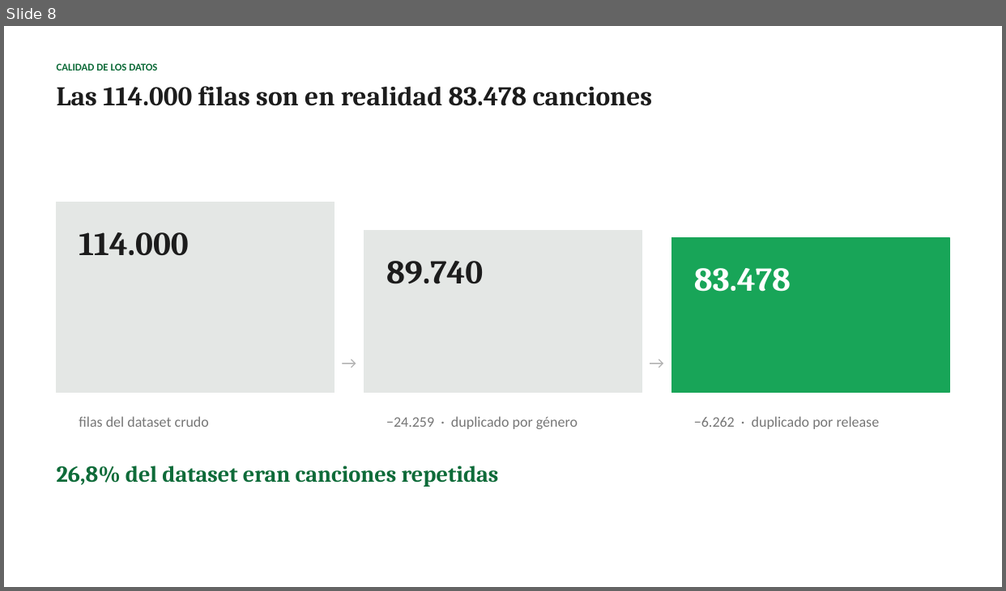
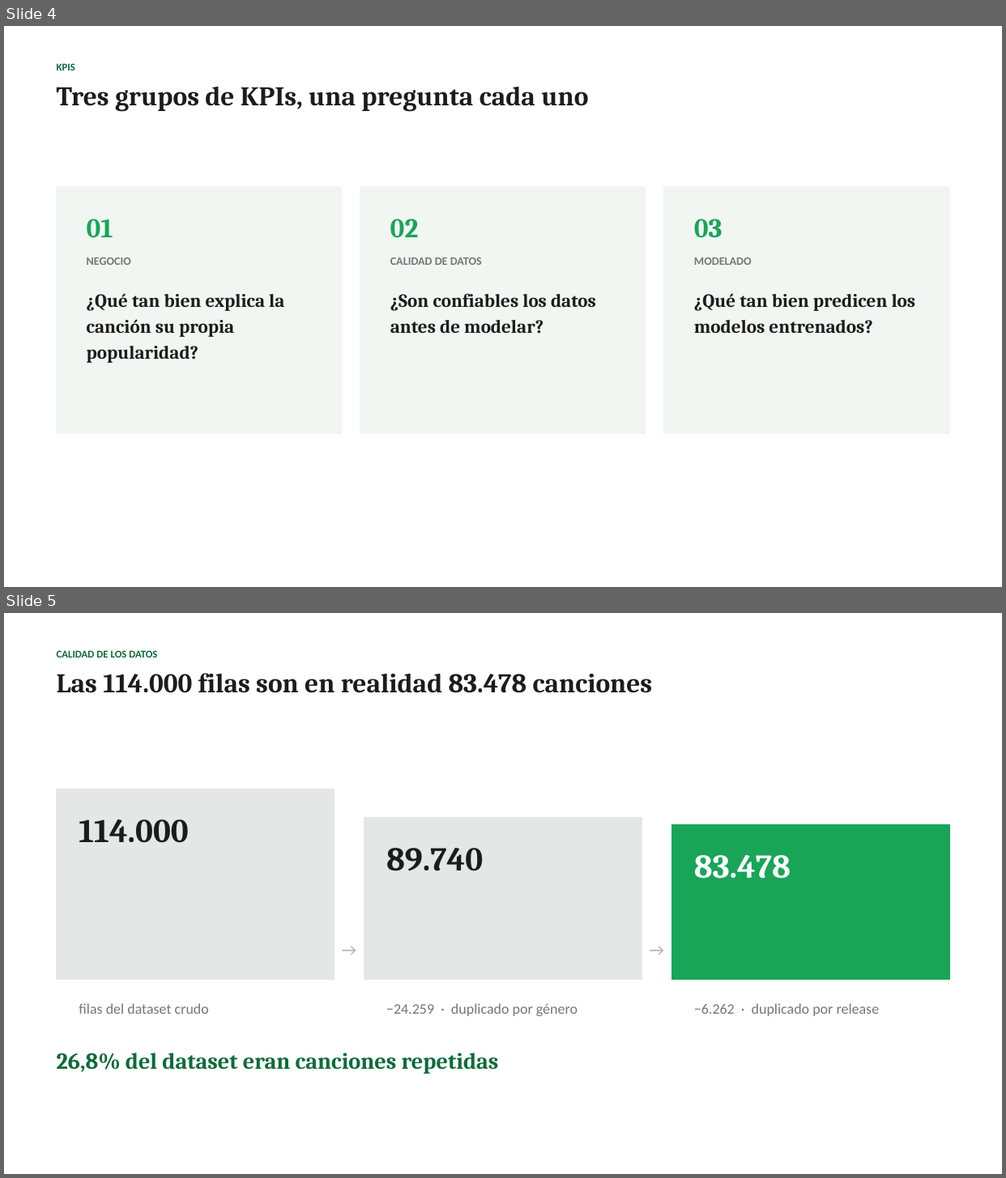
Before and after one commit to Felipe-Ahumada/Spotify-Tracks-Dataset, a slide deck: docs/EP1_Spotify_Presentacion_1.pptx. Shown one above the other, each under a label of ours: slide 8 before the commit, slides 4 and 5 after it. The pictures are 1006x591 and 1006x1178 pixels, drawn with LibreOffice and Linux fonts; fonts in the diff are those of the drawing. Boxes give left, top, right and bottom in pixels: in the first picture for what was removed or moved away, otherwise in the second. Text is boxed around its words. In the diff, an @@ line names an element or a change of style, - is before the commit and + after.

```diff
--- a/docs/EP1_Spotify_Presentacion_1.pptx
+++ b/docs/EP1_Spotify_Presentacion_1.pptx
@@ slide 4 added at [4,26,1002,587], background #FFFFFF @@
@@ text added at [57,63,75,71], 10 pt, text #0E6B39, bold @@
+KPIS
@@ text added at [57,87,588,111], 26 pt, text #1C1C1C, bold @@
+Tres grupos de KPIs, una pregunta cada uno
@@ rectangle added at [57,187,342,434], fill #F1F6F3, outline #F1F6F3 1 pt @@
@@ rectangle added at [360,187,646,434], fill #F1F6F3, outline #F1F6F3 1 pt @@
@@ rectangle added at [664,187,949,434], fill #F1F6F3, outline #F1F6F3 1 pt @@
@@ text added at [87,219,113,238], 26 pt, text #18A558, bold @@
+01
@@ text added at [390,219,419,238], 26 pt, text #18A558, bold @@
+02
@@ text added at [694,219,722,238], 26 pt, text #18A558, bold @@
+03
@@ text added at [87,258,131,265], 11 pt, text #767676, bold @@
+NEGOCIO
@@ text added at [390,258,482,265], 11 pt, text #767676, bold @@
+CALIDAD DE DATOS
@@ text added at [694,258,752,265], 11 pt, text #767676, bold @@
+MODELADO
@@ text added at [87,293,284,363], 18 pt, text #1C1C1C, bold @@
+¿Qué tan bien explica la canción su propia popularidad?
@@ text added at [390,293,596,334], 18 pt, text #1C1C1C, bold @@
+¿Son confiables los datos antes de modelar?
@@ text added at [694,293,916,334], 18 pt, text #1C1C1C, bold @@
+¿Qué tan bien predicen los modelos entrenados?
@@ what was slide 8 is now slide 5 @@
```
Also in this commit, not shown: 5 slides changed, 4 other slides added, 11 slides removed, 7 other files.
